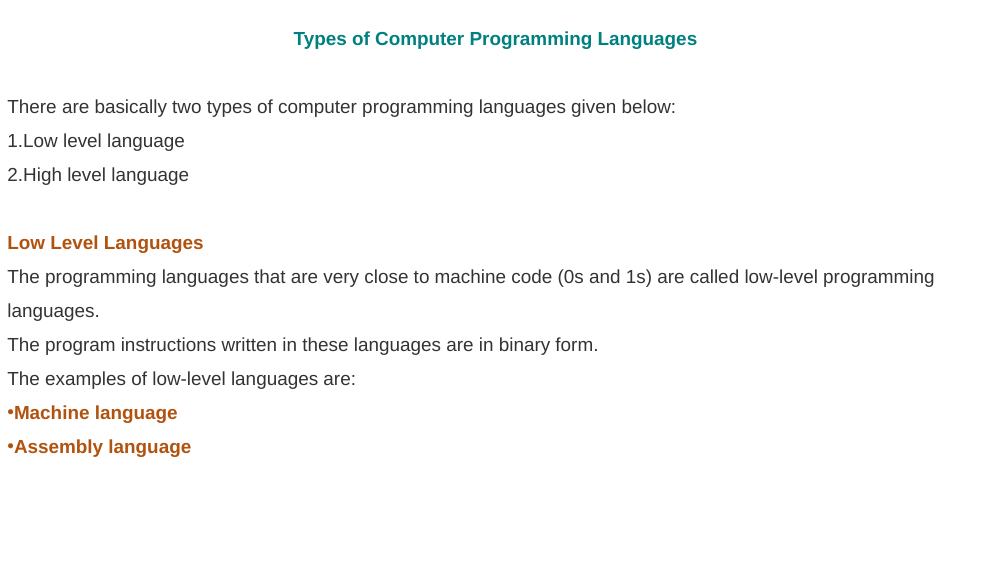
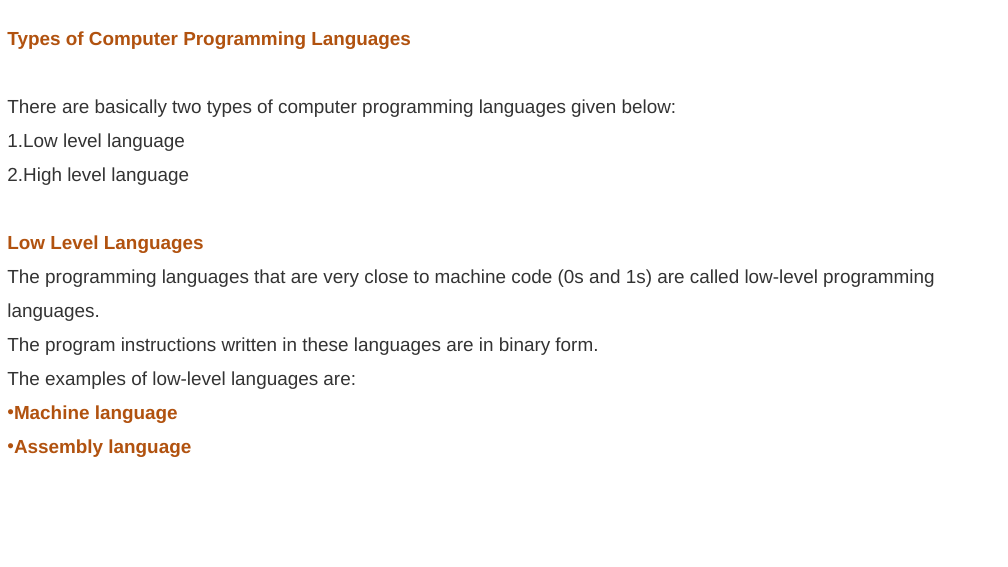
Before and after one commit to 220601650cdac/Concepts-of-Programming, a slide deck: slide 2 of Java.pptx. Drawn at 1008x567 pixels with LibreOffice and Linux fonts; fonts in the diff are those of the drawing. Boxes give left, top, right and bottom in pixels: in the first picture for what was removed or moved away, otherwise in the second. Text is boxed around its words. In the diff, an @@ line names an element or a change of style, - is before the commit and + after.

```diff
--- a/Java.pptx
+++ b/Java.pptx
@@ text at [7,31,411,49]: text colour #008080 to #B1520F in "Types of Computer Programming Languages"; alignment centre to left @@
```
Also in this commit, not shown: 11 other slides changed, 28 slides added, 1 other file.
